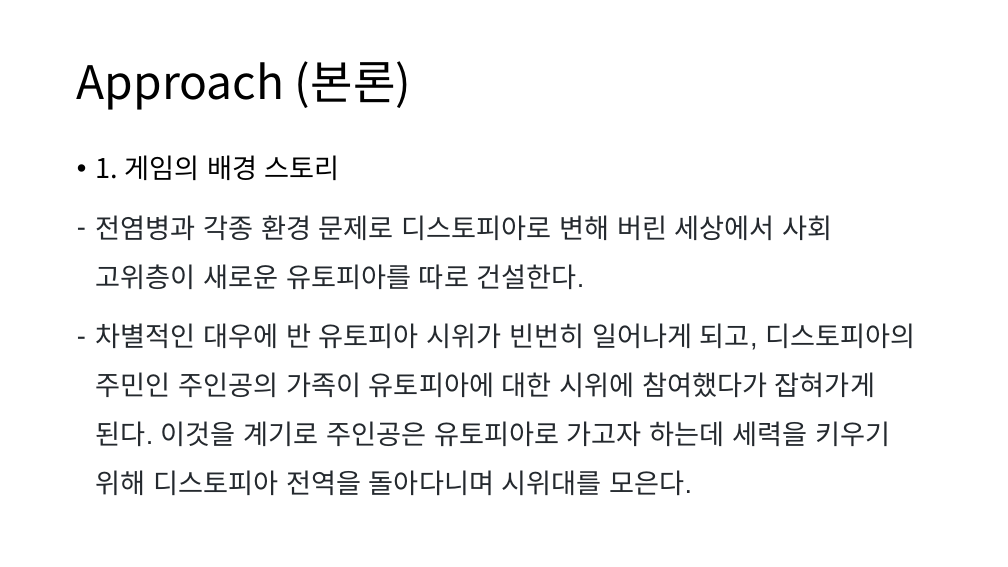
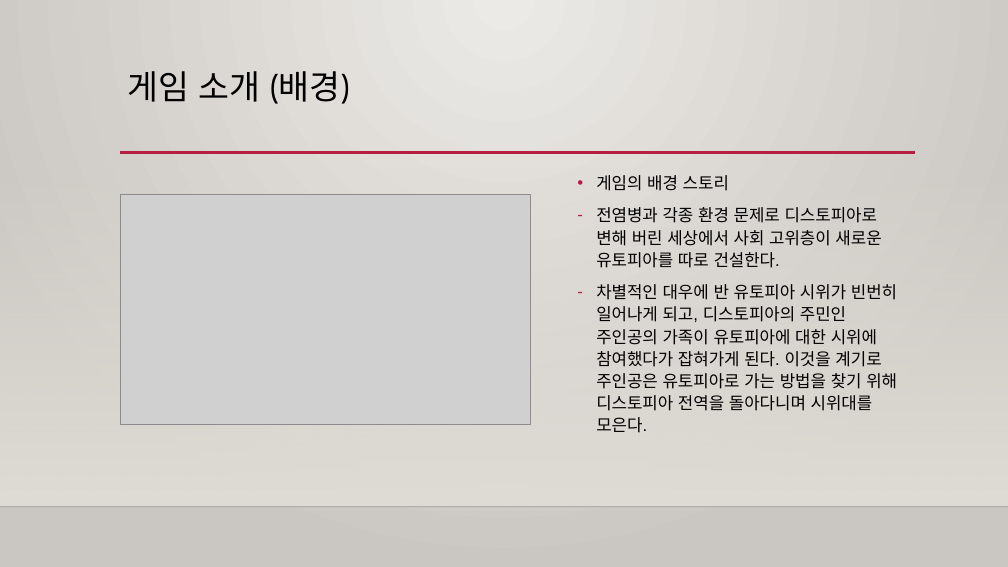
Before and after one commit to dydtjr0316/HellGate, a slide deck: slide 7 of output/10weeks/졸업작품 제안서.pptx (slide 6 before the commit). Drawn at 1008x567 pixels with LibreOffice and Linux fonts; fonts in the diff are those of the drawing; grey boxes stand for pictures; background and template pictures are left out. Boxes give left, top, right and bottom in pixels: in the first picture for what was removed or moved away, otherwise in the second. Text is boxed around its words. In the diff, an @@ line names an element or a change of style, - is before the commit and + after.

```diff
--- a/output/10weeks/졸업작품 제안서.pptx
+++ b/output/10weeks/졸업작품 제안서.pptx
@@ background #FFFFFF to gradient #ECEAE7 to #CAC7C1 @@
@@ title "게임 소개 (배경)" at (x1=128, y1=71, x2=349, y2=104): vertical alignment middle to top @@
@@ title at (x1=128, y1=71, x2=349, y2=104): text changed; size 44 to 32 pt; font Noto Sans CJK KR to Cabin @@
-Approach (본론)
+게임 소개 (배경)
@@ rectangle added at (x1=0, y1=167, x2=1008, y2=507), fill gradient #DFDBD5 @@
@@ line added from (120, 153) to (915, 153), #B71E42 2.5 pt @@
@@ text "게임의 배경 스토리" moved from (x1=96, y1=155, x2=915, y2=495) to (x1=596, y1=175, x2=897, y2=433) @@
@@ text at (x1=596, y1=175, x2=729, y2=191): text changed; size 25.9 to 16 pt; font Noto Sans CJK KR to Cabin @@
-• 1. 게임의 배경 스토리
+• 게임의 배경 스토리
@@ picture added at (x1=120, y1=194, x2=530, y2=424) @@
@@ text at (x1=596, y1=207, x2=881, y2=268): size 25.9 to 16 pt, text colour #24292E to #000000 in "전염병과 각종 환경 문제로 디스토피아로 변해 버린 ..."; line spacing 1.5 to 1.1 @@
@@ text at (x1=596, y1=284, x2=897, y2=433): text changed; size 25.9 to 16 pt; text colour #24292E to #000000 @@
-– 차별적인 대우에 반 유토피아 시위가 빈번히 일어나게 되고, 디스토피아의 주민인 주인공의 가족이 유토피아에 대한 시위에 참여했다가 잡혀가게 된다. 이것을 계기로 주인공은 유토피아로 가고자 하는데 세력을 키우기 위해 디스토피아 전역을 돌아다니며 시위대를 모은다.
+– 차별적인 대우에 반 유토피아 시위가 빈번히 일어나게 되고, 디스토피아의 주민인 주인공의 가족이 유토피아에 대한 시위에 참여했다가 잡혀가게 된다. 이것을 계기로 주인공은 유토피아로 가는 방법을 찾기 위해 디스토피아 전역을 돌아다니며 시위대를 모은다.
@@ line added from (0, 507) to (1008, 507), #000001 1 pt @@
```
Also in this commit, not shown: 8 other slides changed, 5 slides added.
